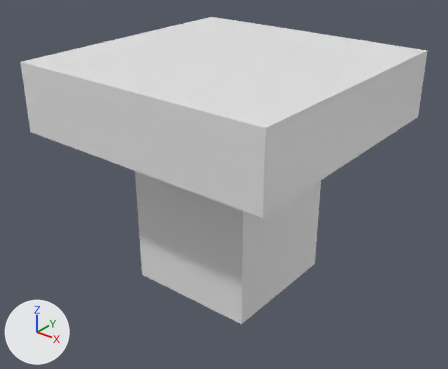
One commit to the FBX model Assets/Art/Model/XenoSiteModelBasic4.fbx: the scene before it, then after it.
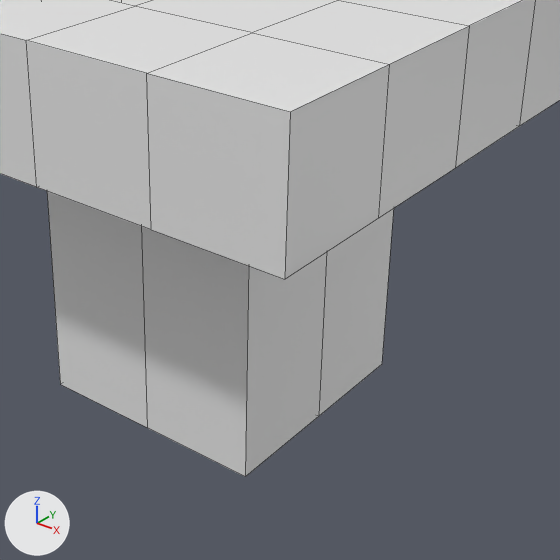
Each version appears first whole from a 50 mm camera at (3.74, -8.2, 5.65) aimed at (-1.58, -1.55, 1.52), and next in a close-up on the part from 24% to 92% of the width and 18% to 100% of the height. Lighting does not change. The marker at lower left points along +X, +Y and +Z. The close-ups show mesh edges as thin lines. Where no turn or scale is listed for an object, it has been applied to the vertices.

Objects in the first close-up: 'Surface'.
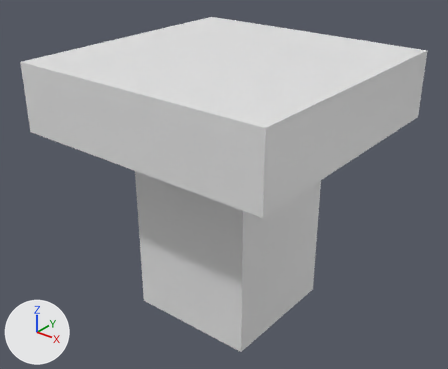
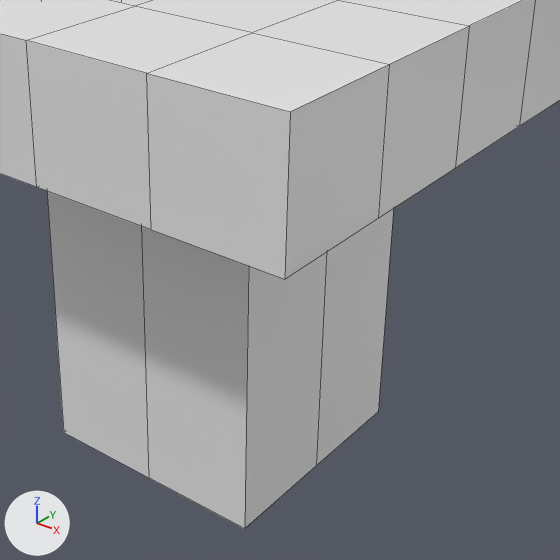
The newer file is also turned or shifted as a whole; pictures and numbers use the older file's frame.

Where the change shows, as pixel boxes [x1, y1, x2, y2] in the close-ups (560 x 560 px; the box of a moved part takes in the faces that stretch with it):
```json
{"object": "Surface", "change": "reshaped", "before": [0, 0, 560, 477], "after": [0, 0, 560, 529]}
{"part": 1, "of": "me_cube", "change": "moved or reshaped", "before": [47, 191, 394, 477], "after": [47, 191, 394, 529]}
```

Edits to the scene script, one JSON object a line:
```json
{"block": "me_cube", "where": "me_cube.from_pydata(...)  # 58 vertices, 56 faces; spans x -2.0..2.0, y -2.0..2.0, z 0.0..3.5"}
{"block": "me_cube", "where": "# used by ob_surface; location = (-1.5, -1.5, 0.0)"}
{"block": "me_cube", "change": "me_cube part 1: all 9 vertices in x -1.0..1.0, y -1.0..1.0, z 0.0 are moved by (0.0, 0.0, -0.51)"}
```
